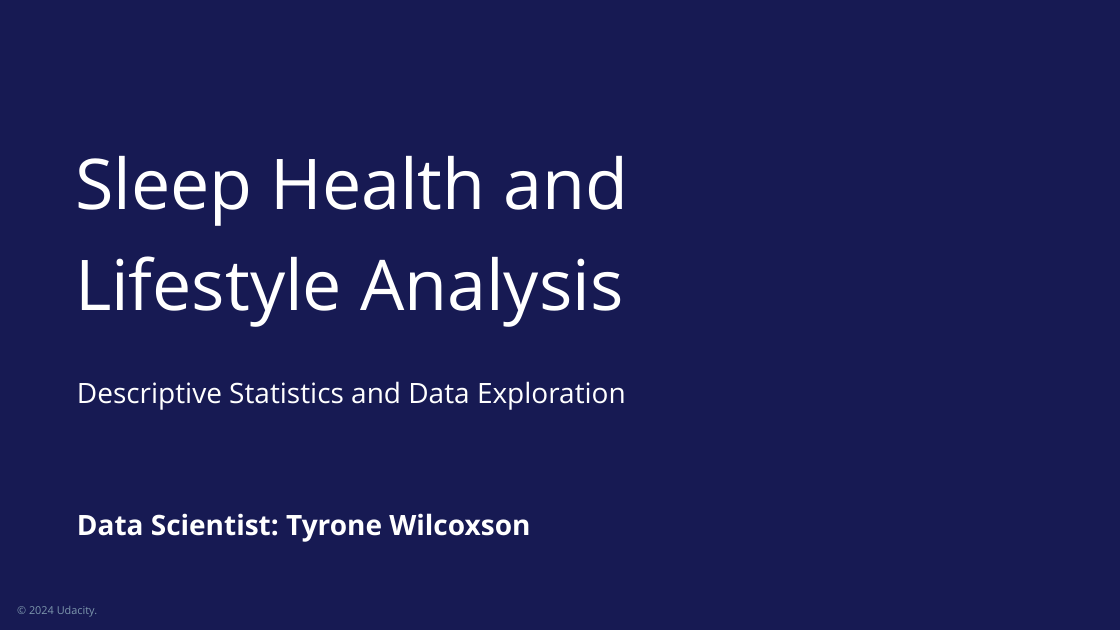
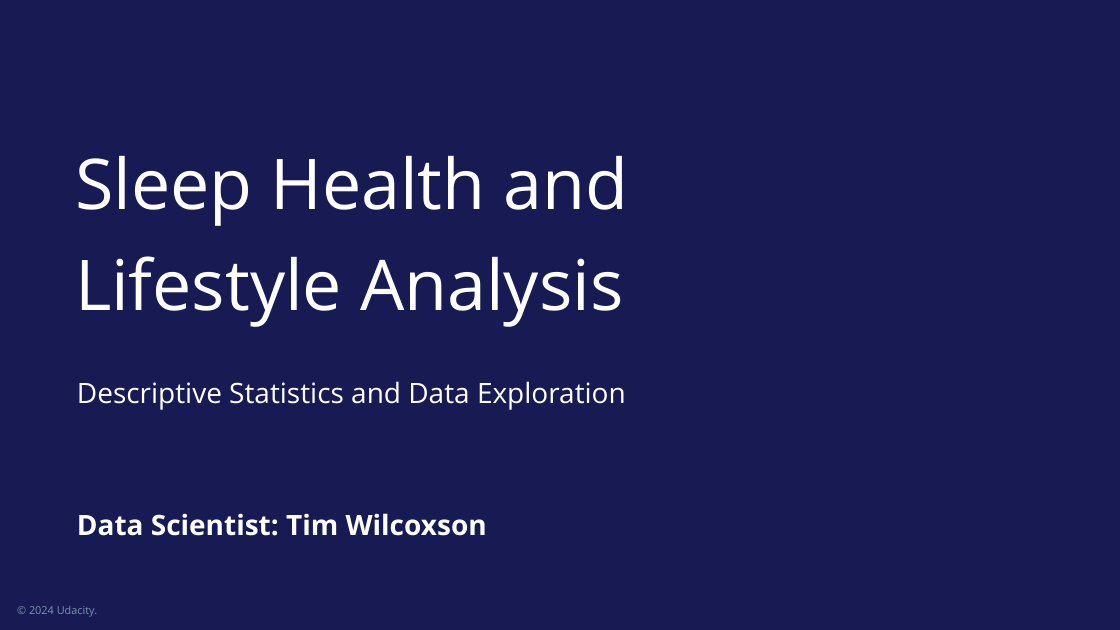
Before and after one commit to trwilcoxson/sleep-health-lifestyle-analysis, a slide deck: slide 1 of Sleep_Health_and_Lifestyle_Analysis.pptx. Drawn at 1120x630 pixels with LibreOffice and Linux fonts; fonts in the diff are those of the drawing; background and template pictures are left out. Boxes give left, top, right and bottom in pixels: in the first picture for what was removed or moved away, otherwise in the second. Text is boxed around its words. In the diff, an @@ line names an element or a change of style, - is before the commit and + after.

Commit message:
Fix slide formatting: remove blue bullets, correct name
- Strip blue circle bullet definitions from slide layouts and masters
- Reset paragraph indent/margin to prevent bullet rendering
- Update name to Tim Wilcoxson
- Restructure Heart Rate slide layout to prevent text/image overlap

```diff
--- a/Sleep_Health_and_Lifestyle_Analysis.pptx
+++ b/Sleep_Health_and_Lifestyle_Analysis.pptx
@@ subtitle at [77, 513, 487, 536]: text changed @@
-Data Scientist: Tyrone Wilcoxson
+Data Scientist: Tim Wilcoxson
```
Also in this commit, not shown: 4 other slides changed, 1 other file.
